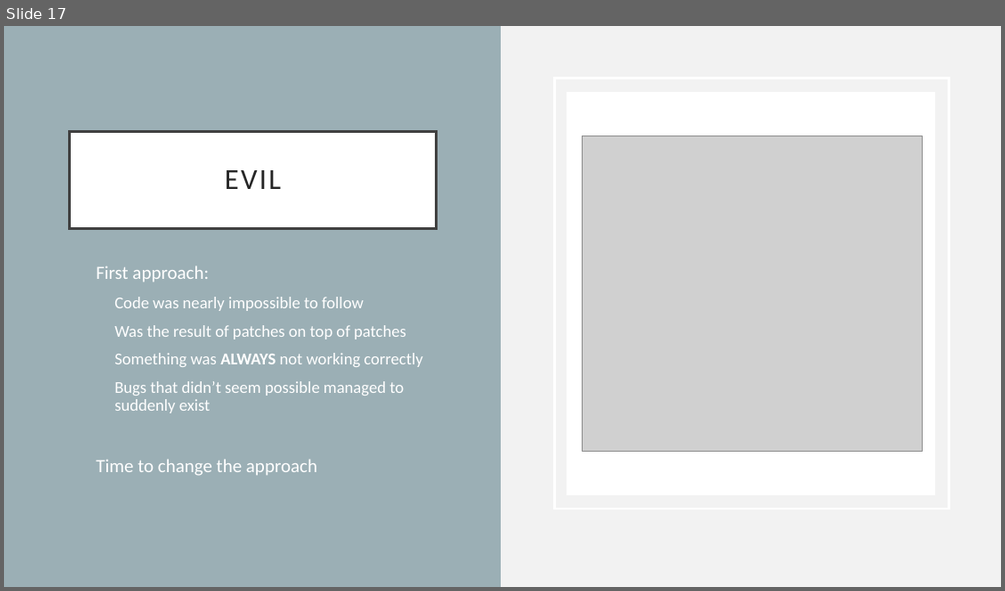
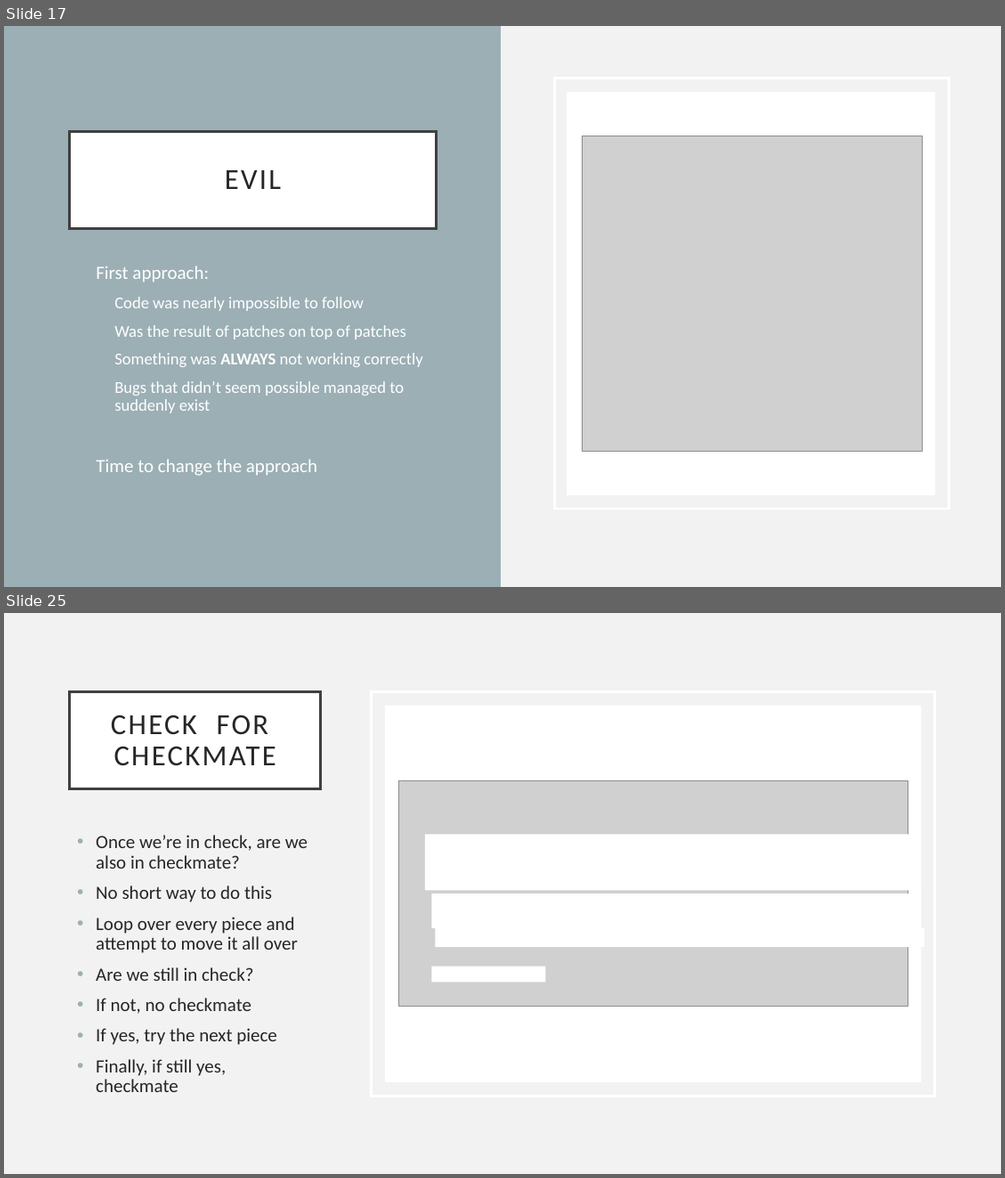
Before and after one commit to mo523/Chess, a slide deck: Adventures in Chess.pptx. Shown one above the other, each under a label of ours: slide 17 before the commit, slides 17 and 25 after it; the slides between them are not shown. The pictures are 1005x591 and 1005x1178 pixels, drawn with LibreOffice and Linux fonts; fonts in the diff are those of the drawing; grey boxes stand for pictures. Boxes give left, top, right and bottom in pixels: in the first picture for what was removed or moved away, otherwise in the second. Text is boxed around its words. In the diff, an @@ line names an element or a change of style, - is before the commit and + after.

```diff
--- a/Adventures in Chess.pptx
+++ b/Adventures in Chess.pptx
@@ slide 25 added at [4, 613, 1001, 1174], background #F2F2F2 @@
@@ title added at [70, 691, 320, 788], fill #FFFFFF, outline #404040 2.5 pt, 28 pt, text #262626 @@
+CHECK FOR CHECKMATE
@@ rectangle added at [372, 691, 934, 1095], outline #FFFFFF 2.5 pt @@
@@ rectangle added at [385, 705, 921, 1082], fill #FFFFFF @@
@@ picture added at [398, 781, 907, 1006] @@
@@ text added at [96, 835, 307, 1092], 18 pt, text #262626 @@
+• Once we’re in check, are we also in checkmate?
+• No short way to do this
+• Loop over every piece and attempt to move it all over
+• Are we still in check?
+• If not, no checkmate
+• If yes, try the next piece
+• Finally, if still yes, checkmate
@@ rectangle added at [425, 835, 914, 891], fill #FFFFFF @@
@@ rectangle added at [432, 893, 921, 928], fill #FFFFFF @@
@@ rectangle added at [436, 928, 924, 947], fill #FFFFFF @@
@@ rectangle added at [432, 966, 546, 981], fill #FFFFFF @@
```
Also in this commit, not shown: 4 slides changed, 11 other slides added, 1 slide removed.
